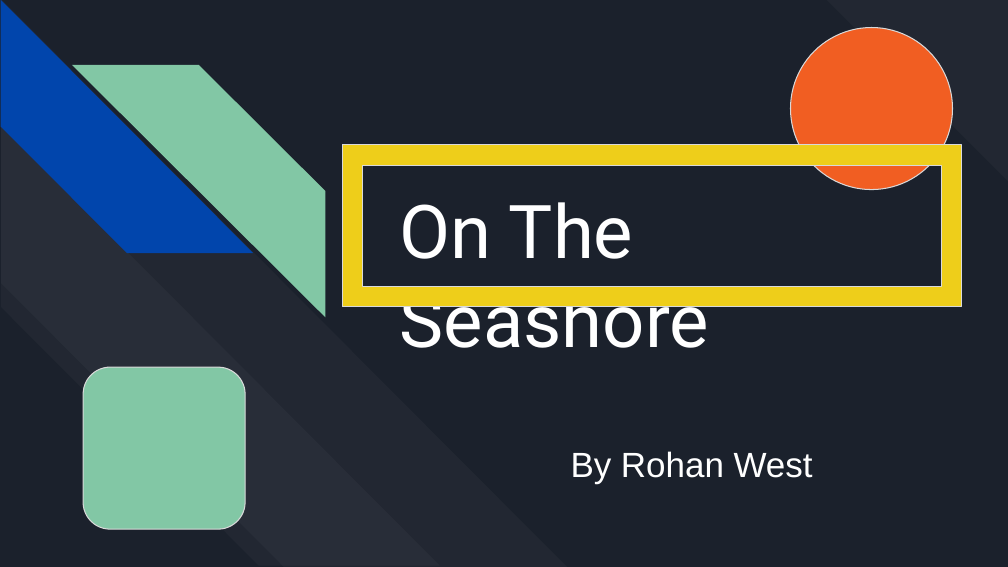
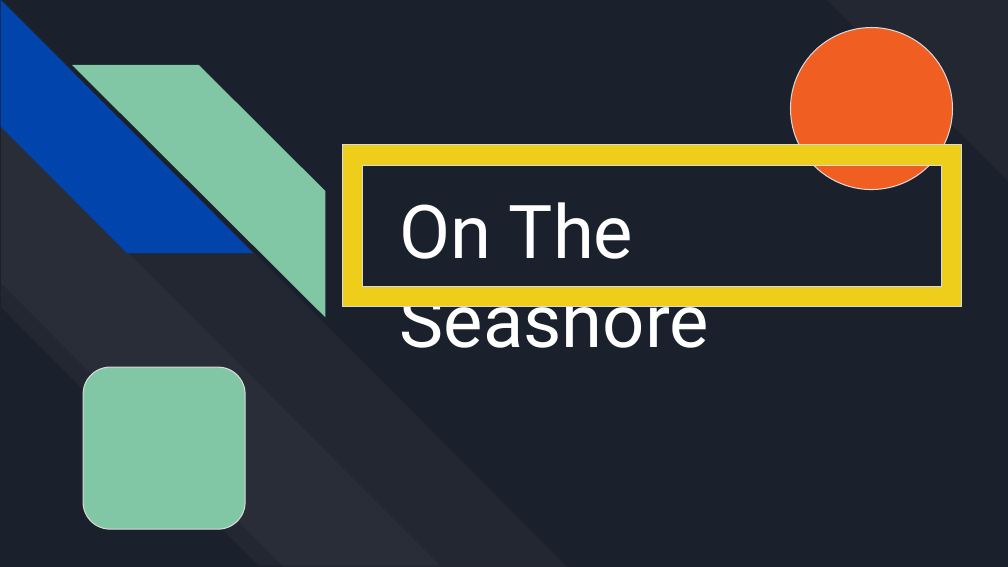
Before and after one commit to Rohansweb-codexamples/Resources, a slide deck: slide 1 of On The Seashore.pptx. Drawn at 1008x567 pixels with LibreOffice and Linux fonts; fonts in the diff are those of the drawing. Boxes give left, top, right and bottom in pixels: in the first picture for what was removed or moved away, otherwise in the second. Text is boxed around its words. In the diff, an @@ line names an element or a change of style, - is before the commit and + after.

```diff
--- a/On The Seashore.pptx
+++ b/On The Seashore.pptx
@@ subtitle removed at <box>571,451,813,484</box> @@
-By Rohan West
```
